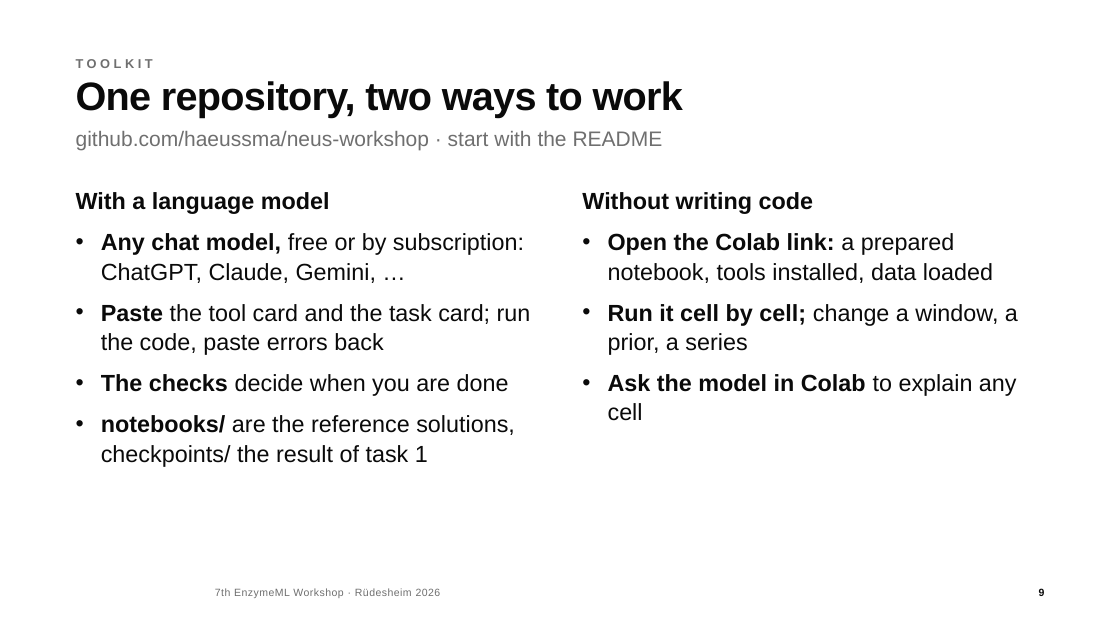
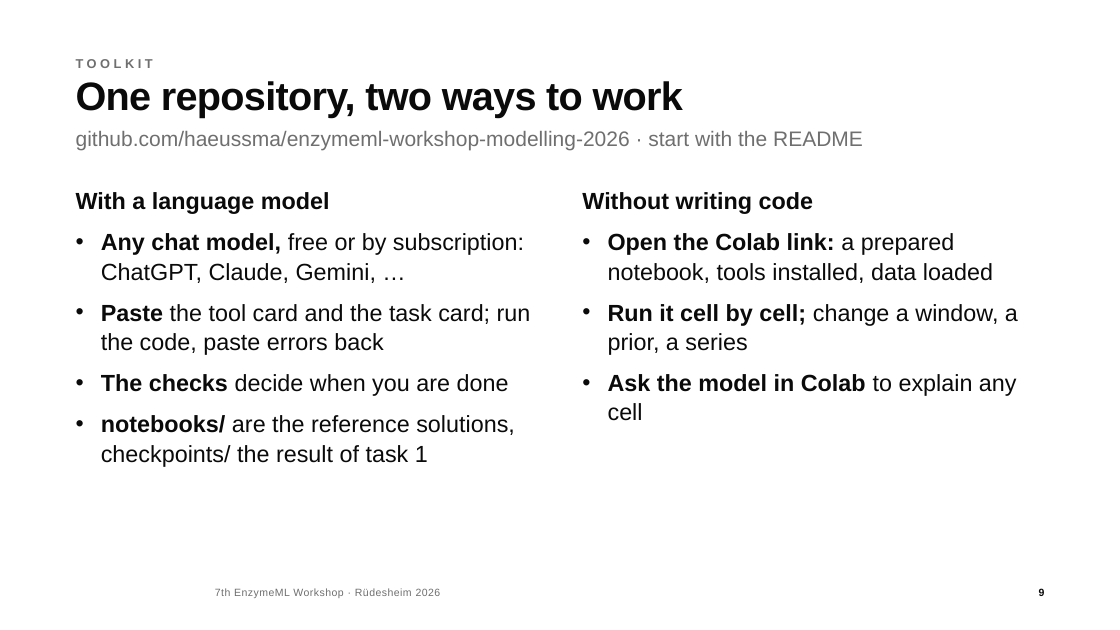
Before and after one commit to haeussma/enzymeml-workshop-modelling-2026, a slide deck: slide 9 of slides/workshop.pptx. Drawn at 1120x630 pixels with LibreOffice and Linux fonts; fonts in the diff are those of the drawing; background and template pictures are left out. Boxes give left, top, right and bottom in pixels: in the first picture for what was removed or moved away, otherwise in the second. Text is boxed around its words. In the diff, an @@ line names an element or a change of style, - is before the commit and + after.

```diff
--- a/slides/workshop.pptx
+++ b/slides/workshop.pptx
@@ text at <box>76,131,863,151</box>: text changed @@
-github.com/haeussma/neus-workshop · start with the README
+github.com/haeussma/enzymeml-workshop-modelling-2026 · start with the README
```
Also in this commit, not shown: 1 other slide changed, 8 other files.
